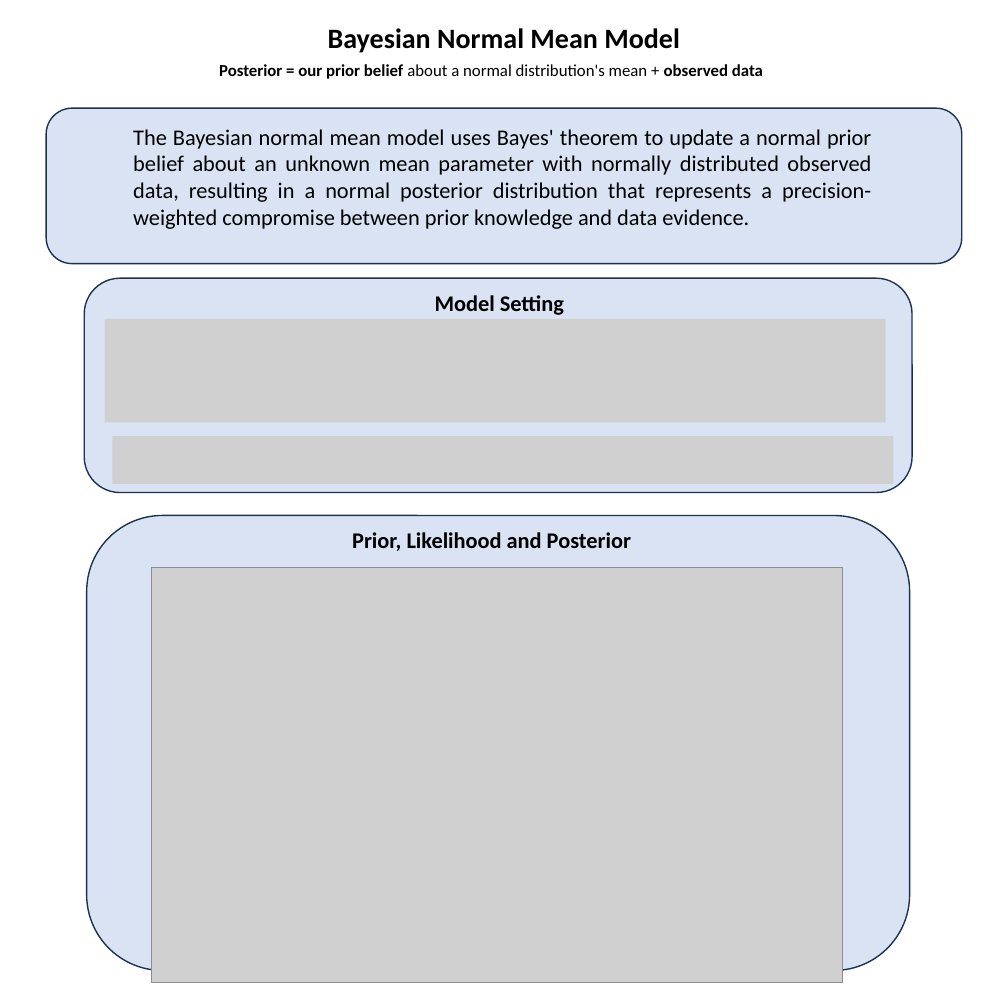
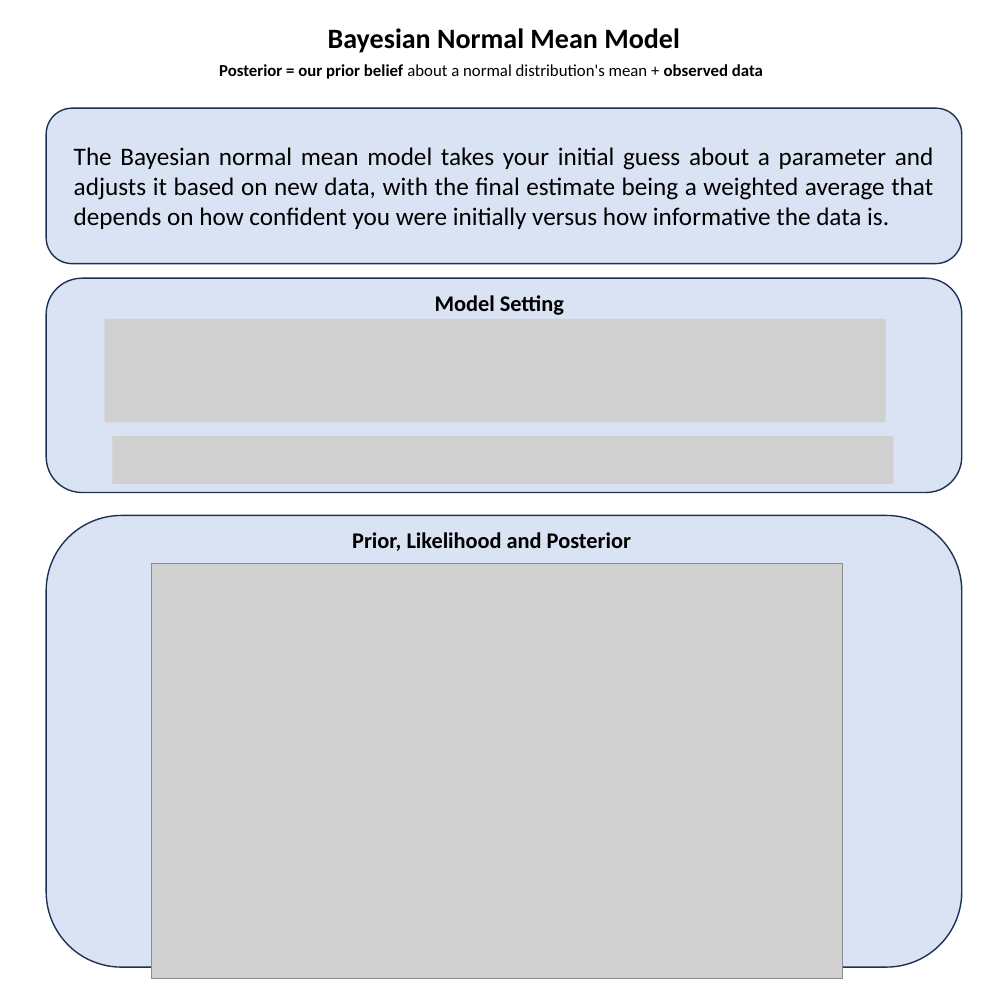
Before and after one commit to StatFunGen/statgen-prerequisites, a slide deck: slide 25 of graphical_summary/slides.pptx. Drawn at 1008x1008 pixels with LibreOffice and Linux fonts; fonts in the diff are those of the drawing; grey boxes stand for pictures. Boxes give left, top, right and bottom in pixels: in the first picture for what was removed or moved away, otherwise in the second. Text is boxed around its words. In the diff, an @@ line names an element or a change of style, - is before the commit and + after.

Commit message:
bayesian normal mean model fix

```diff
--- a/graphical_summary/slides.pptx
+++ b/graphical_summary/slides.pptx
@@ text at (74, 147, 934, 229): text changed; size 16 to 18 pt @@
-The Bayesian normal mean model uses Bayes' theorem to update a normal prior belief about an unknown mean parameter with normally distributed observed data, resulting in a normal posterior distribution that represents a precision-weighted compromise between prior knowledge and data evidence.
+The Bayesian normal mean model takes your initial guess about a parameter and adjusts it based on new data, with the final estimate being a weighted average that depends on how confident you were initially versus how informative the data is.
@@ rounded rectangle: place and size @@
-rounded rectangle at (85, 278, 912, 493)
+rounded rectangle at (46, 278, 962, 493)
@@ rounded rectangle: place and size @@
-rounded rectangle at (87, 515, 909, 970)
+rounded rectangle at (46, 515, 962, 967)
@@ picture: place and size @@
-picture at (151, 568, 843, 983)
+picture at (151, 563, 843, 979)
```
Also in this commit, not shown: 4 other files.
